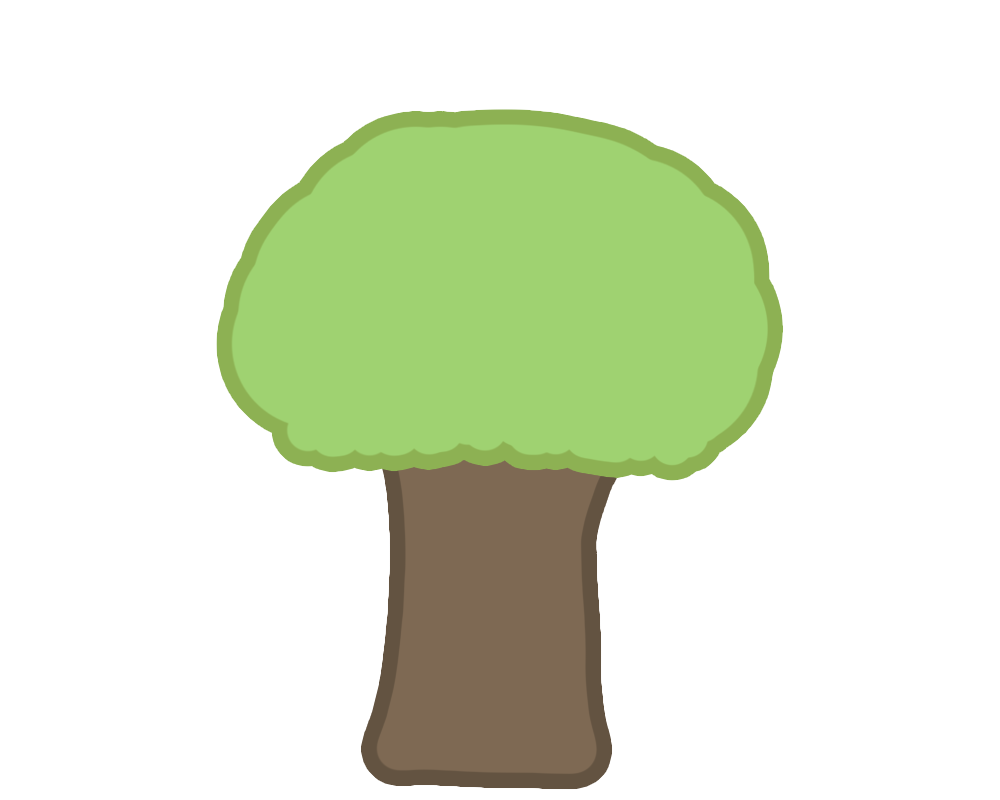
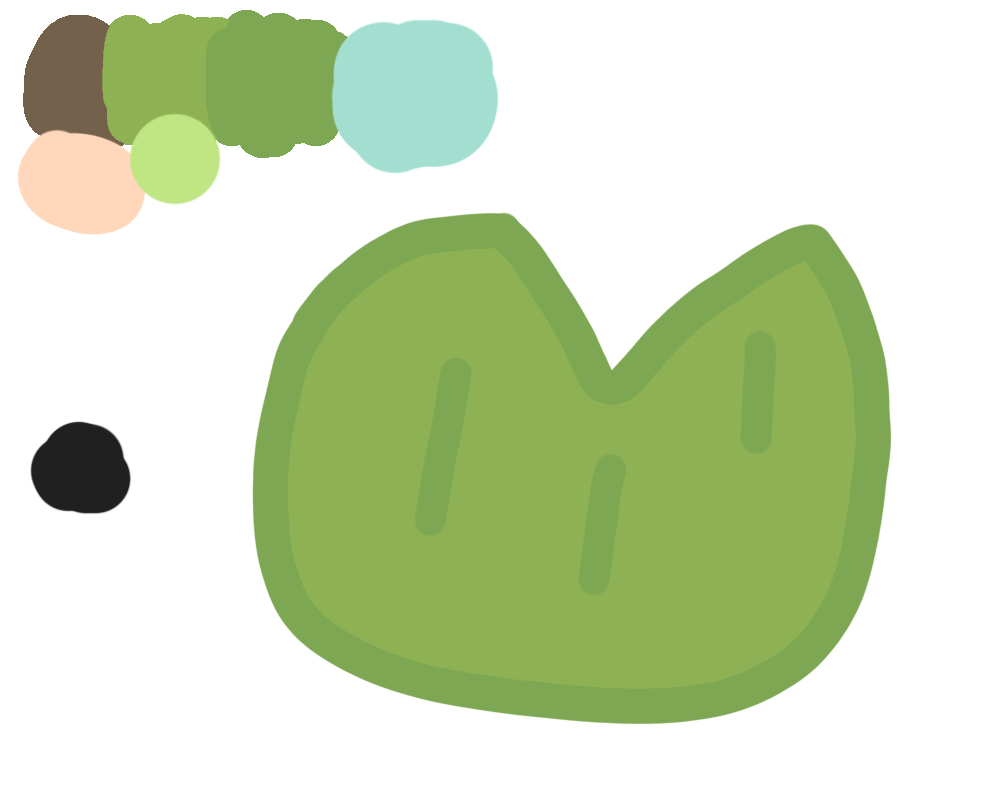
Revision of a layered 1000px x 800px image; what changed, layer by layer:
showed "Layer 2" over [17,10,500,515]
added layer "Lily_pad" above "Stick" over [252,211,892,725]
hid group "Tree" (2 layers) over [231,124,769,775]
